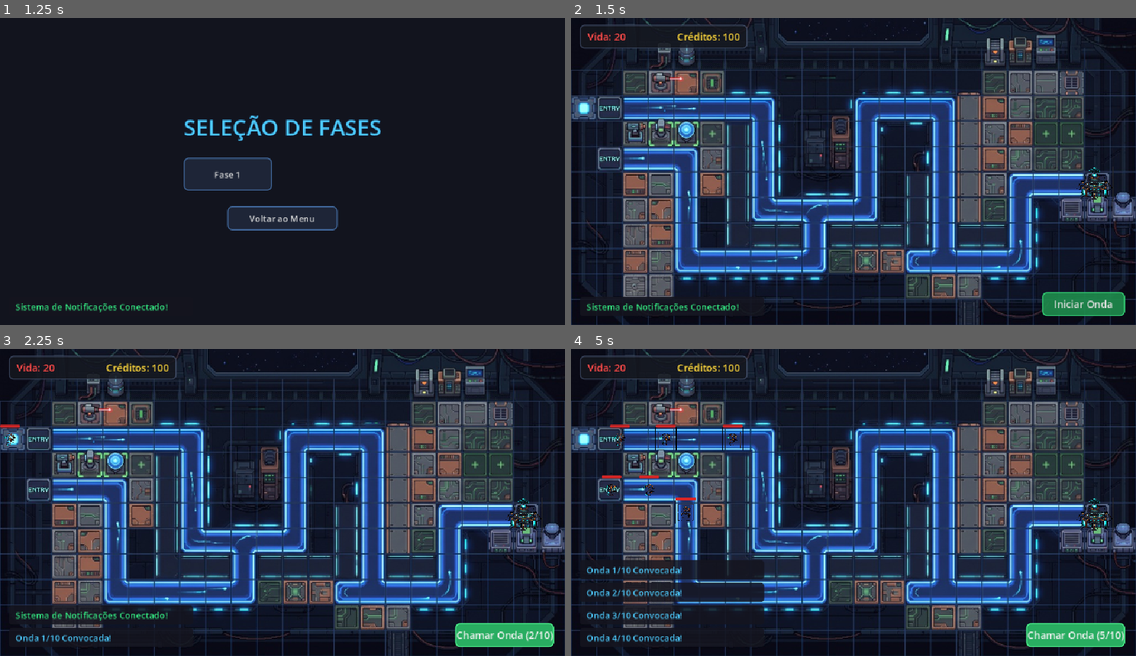
Above: before the commit, frames 1-4 (two rows, left to right).
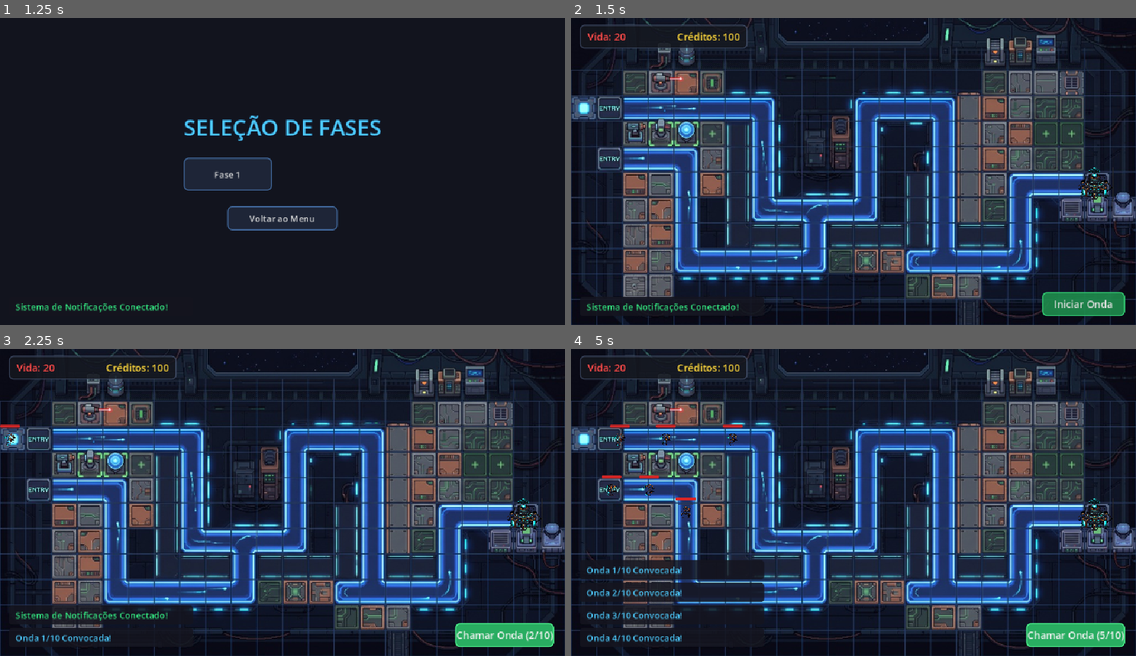
Above: after the commit, the same moments.

Repository: gabdalmazo/godot2dgame
Game: Godot game, scene res://MainMenu.tscn
Two runs of this game, one before a commit and one after it. Both use one fixed random seed, a clock stepped at 60 frames per second and the inputs below. Sound files missing from this copy of the repository are replaced by a short silence.
Inputs:
- Up to frame 1 (1.25 s): click "Jogar" at 0.5 s
- Up to frame 2 (1.5 s): click "Fase 1" at 1.25 s
- Up to frame 3 (2.25 s): click "Iniciar Onda" at 2 s
- Up to frame 4 (5 s): click "Chamar Onda (2/10)" at 2.75 s; click "Chamar Onda (3/10)" at 3.5 s; click "Chamar Onda (4/10)" at 4.25 s

Frame 1 is identical in both runs. In frame 2, less than 0.1% of the frame differs, in the area x 89-96%, y 48-59%; in frame 3, less than 0.1%; in frame 4, 0.2%, in the area x 14-96%, y 25-59%.

Commit message:
feat: add game scenes, assets, and color-key shader for tower defense mechanics

Diff:
--- a/novo-projeto-de-jogo/Boss.tscn
+++ b/novo-projeto-de-jogo/Boss.tscn
@@ -30,6 +30,10 @@
 shader = ExtResource("3_shader")
 shader_parameter/color_to_remove = Color(0.169, 0.165, 0.188, 1)
 shader_parameter/tolerance = 0.16
+shader_parameter/margin_x = 0.135
+shader_parameter/margin_y = 0.175
+shader_parameter/h_frames = 4
+shader_parameter/v_frames = 2
 
 [node name="Boss" type="PathFollow2D" groups=["boss", "enemy"]]
 rotates = false
--- a/novo-projeto-de-jogo/Tower.tscn
+++ b/novo-projeto-de-jogo/Tower.tscn
@@ -9,6 +9,10 @@
 shader = ExtResource("4_shader")
 shader_parameter/color_to_remove = Color(0.192, 0.173, 0.161, 1)
 shader_parameter/tolerance = 0.15
+shader_parameter/margin_x = 0.13
+shader_parameter/margin_y = 0.155
+shader_parameter/h_frames = 4
+shader_parameter/v_frames = 2
 
 [node name="Tower" type="Area2D" node_paths=PackedStringArray("sprite")]
 script = ExtResource("1_tower")
--- a/novo-projeto-de-jogo/color_key.gdshader
+++ b/novo-projeto-de-jogo/color_key.gdshader
@@ -4,19 +4,41 @@
 uniform vec4 color_to_remove : source_color = vec4(0.0, 0.0, 0.0, 1.0);
 
 // Margem de tolerância para capturar variações e artefatos de compressão
-uniform float tolerance : hint_range(0.0, 1.0) = 0.1;
+uniform float tolerance : hint_range(0.0, 1.0) = 0.15;
+
+// Margens de corte relativas de cada célula (elimina divisórias pretas e caixas do spritesheet)
+uniform float margin_x : hint_range(0.0, 0.3) = 0.0;
+uniform float margin_y : hint_range(0.0, 0.3) = 0.0;
+
+// Quantidade de colunas (hframes) e linhas (vframes) da grade da sprite
+uniform int h_frames : hint_range(1, 16) = 1;
+uniform int v_frames : hint_range(1, 16) = 1;
 
 void fragment() {
+	// 1. Eliminação cirúrgica de bordas externas e caixas da célula do spritesheet
+	if (margin_x > 0.0 || margin_y > 0.0) {
+		vec2 frame_dim = vec2(1.0 / float(h_frames), 1.0 / float(v_frames));
+		vec2 local_uv = fract(UV / frame_dim);
+		if (local_uv.x < margin_x || local_uv.x > (1.0 - margin_x) ||
+		    local_uv.y < margin_y || local_uv.y > (1.0 - margin_y)) {
+			discard;
+		}
+	}
+
 	vec4 tex_color = texture(TEXTURE, UV);
 
-	// Calcula a distância euclidiana entre a cor do pixel e a cor alvo no espaço RGB
+	// Se a textura já for transparente no canal alfa, descarta imediatamente
+	if (tex_color.a <= 0.01) {
+		discard;
+	}
+
+	// 2. Calcula a distância euclidiana entre a cor do pixel e a cor alvo
 	float dist = distance(tex_color.rgb, color_to_remove.rgb);
 
-	// Se a cor for igual ou estiver dentro da tolerância, torna o pixel totalmente invisível
+	// Se estiver dentro da tolerância, descarta o pixel completamente do pipeline
 	if (dist <= tolerance) {
-		tex_color.a = 0.0;
+		discard;
 	}
 
-	// Multiplica por COLOR para manter compatibilidade com modulações do CanvasItem
 	COLOR = tex_color * COLOR;
 }
--- a/novo-projeto-de-jogo/enemy.tscn
+++ b/novo-projeto-de-jogo/enemy.tscn
@@ -25,6 +25,10 @@
 shader = ExtResource("3_shader")
 shader_parameter/color_to_remove = Color(0.169, 0.165, 0.188, 1)
 shader_parameter/tolerance = 0.16
+shader_parameter/margin_x = 0.135
+shader_parameter/margin_y = 0.175
+shader_parameter/h_frames = 4
+shader_parameter/v_frames = 2
 
 [node name="Enemy" type="PathFollow2D" node_paths=PackedStringArray("sprite")]
 rotates = false
--- a/novo-projeto-de-jogo/player_base.tscn
+++ b/novo-projeto-de-jogo/player_base.tscn
@@ -6,8 +6,12 @@
 
 [sub_resource type="ShaderMaterial" id="ShaderMaterial_base"]
 shader = ExtResource("3_shader")
-shader_parameter/color_to_remove = Color(0.192, 0.173, 0.161, 1)
-shader_parameter/tolerance = 0.15
+shader_parameter/color_to_remove = Color(0.141, 0.141, 0.141, 1)
+shader_parameter/tolerance = 0.12
+shader_parameter/margin_x = 0.04
+shader_parameter/margin_y = 0.04
+shader_parameter/h_frames = 4
+shader_parameter/v_frames = 1
 
 [sub_resource type="RectangleShape2D" id="RectangleShape2D_base"]
 size = Vector2(46, 46)
--- a/novo-projeto-de-jogo/projectile.tscn
+++ b/novo-projeto-de-jogo/projectile.tscn
@@ -6,8 +6,12 @@
 
 [sub_resource type="ShaderMaterial" id="ShaderMaterial_proj"]
 shader = ExtResource("3_shader")
-shader_parameter/color_to_remove = Color(0.192, 0.173, 0.161, 1)
-shader_parameter/tolerance = 0.15
+shader_parameter/color_to_remove = Color(0.102, 0.133, 0.153, 1)
+shader_parameter/tolerance = 0.14
+shader_parameter/margin_x = 0.06
+shader_parameter/margin_y = 0.06
+shader_parameter/h_frames = 4
+shader_parameter/v_frames = 2
 
 [sub_resource type="CircleShape2D" id="CircleShape2D_proj"]
 radius = 10.0
Binary file changed: novo-projeto-de-jogo/assets/projetil.png
